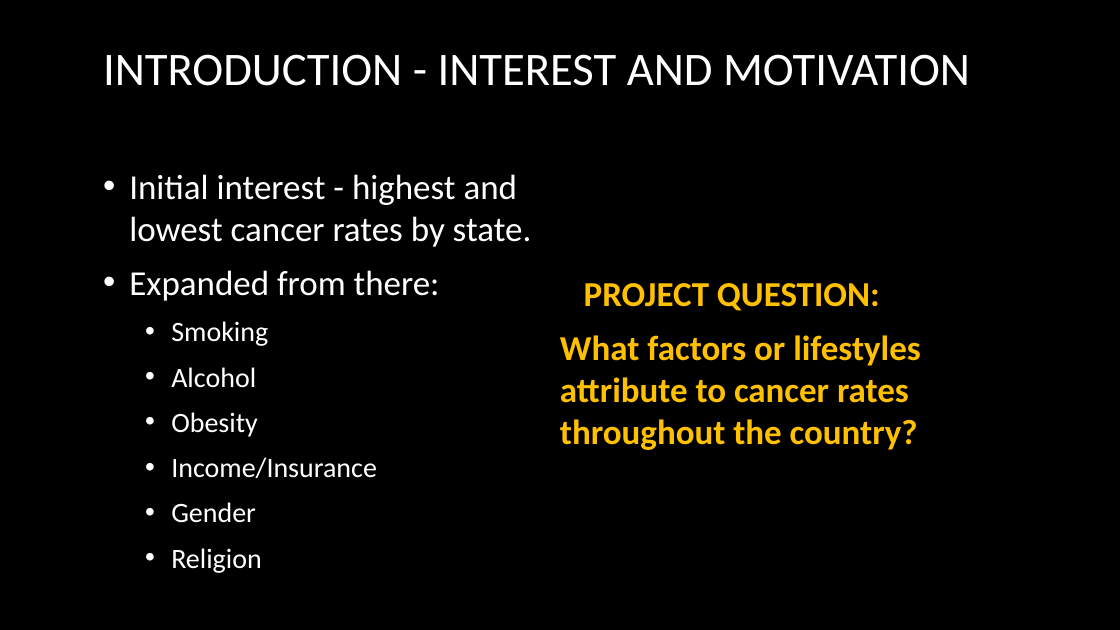
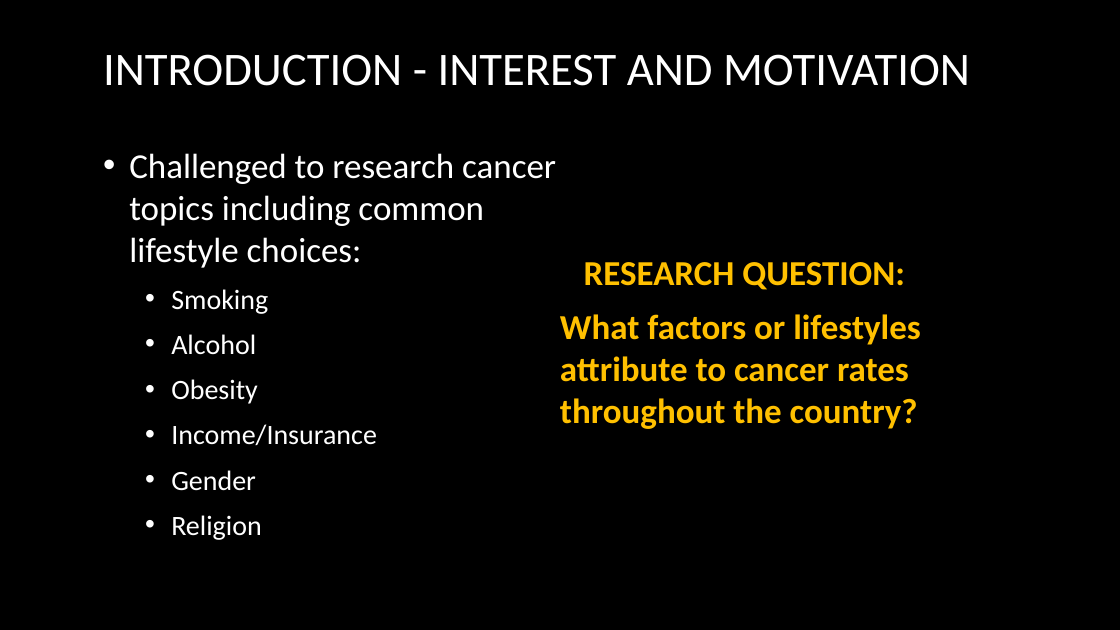
Before and after one commit to Phantogram/Project-BTTV, a slide deck: slide 3 of Project_One_BTTV.pptx. Drawn at 1120x630 pixels with LibreOffice and Linux fonts; fonts in the diff are those of the drawing; background and template pictures are left out. Boxes give left, top, right and bottom in pixels: in the first picture for what was removed or moved away, otherwise in the second. Text is boxed around its words. In the diff, an @@ line names an element or a change of style, - is before the commit and + after.

```diff
--- a/Project_One_BTTV.pptx
+++ b/Project_One_BTTV.pptx
@@ text at [129, 153, 556, 268]: text changed @@
-• Initial interest - highest and lowest cancer rates by state.
-• Expanded from there:
+• Challenged to research cancer topics including common lifestyle choices:
@@ text at [584, 262, 905, 290]: text changed @@
-PROJECT QUESTION:
+RESEARCH QUESTION:
```
Also in this commit, not shown: 8 other slides changed.
